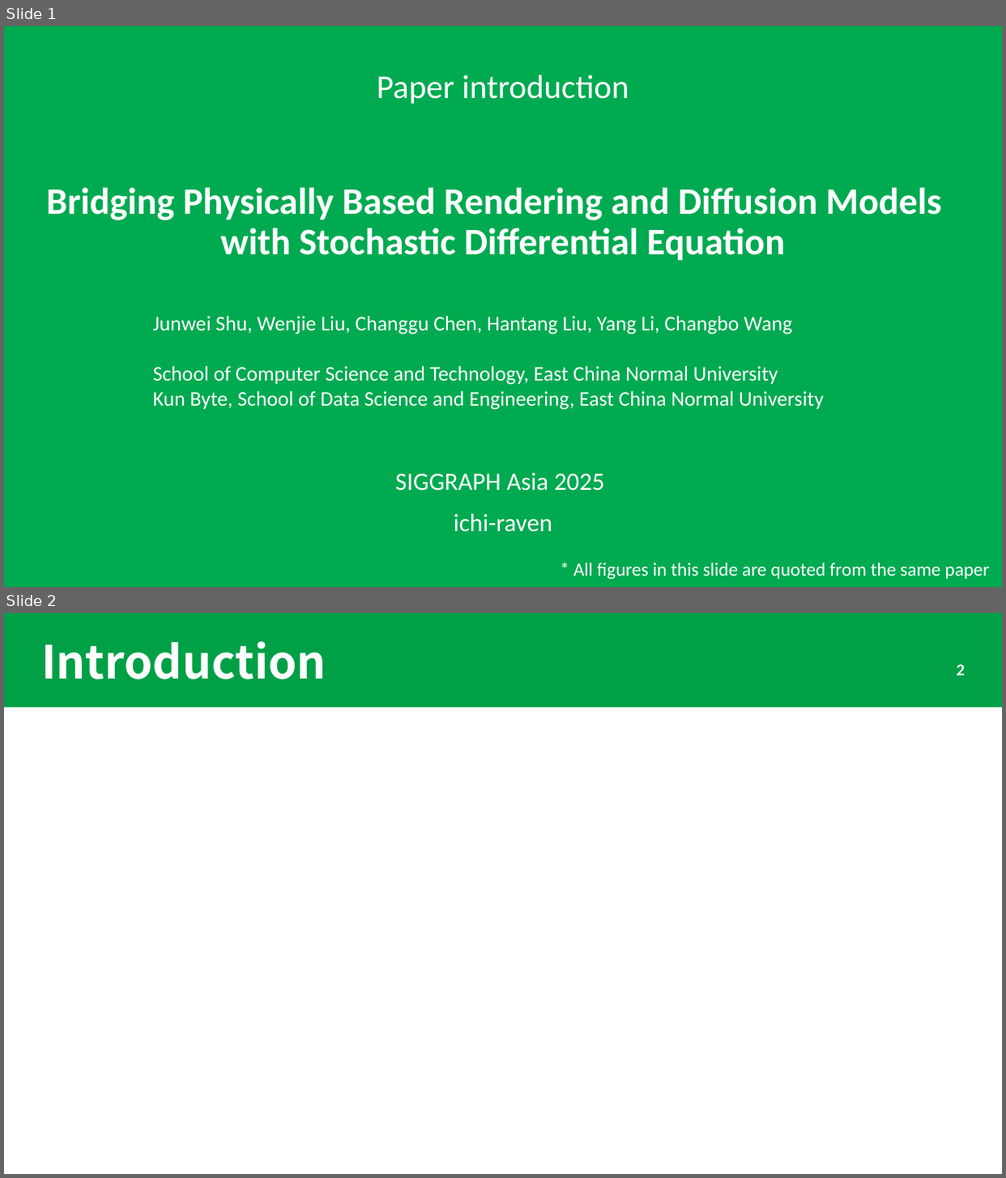
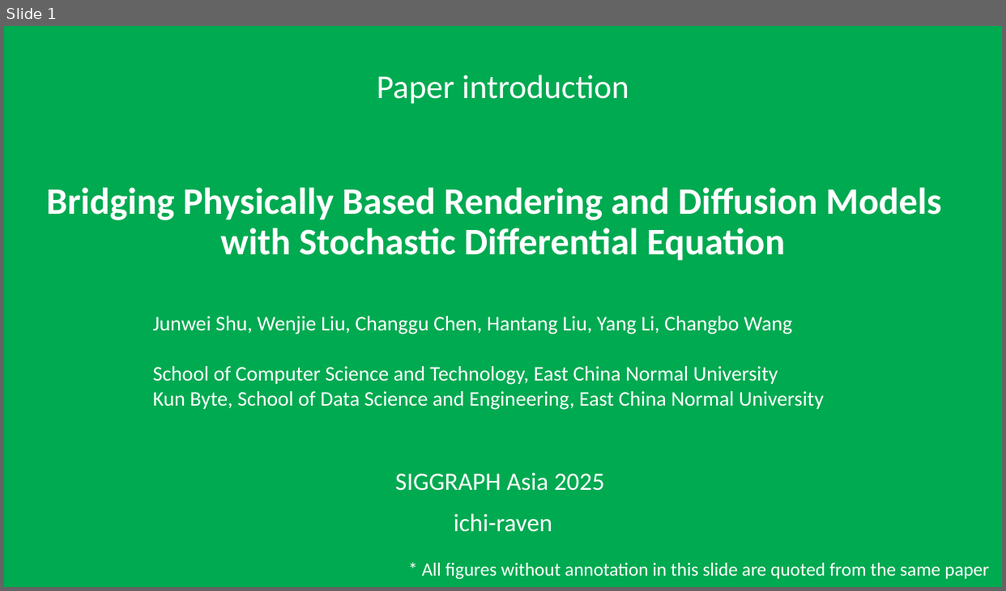
Before and after one commit to ichi-raven/paper-introductions, a slide deck: Bridging Physically Based Rendering and Diffusion Models with Stochastic Differential Equation.pptx. Shown one above the other, each under a label of ours: slides 1 and 2 before the commit, slide 1 after it. The pictures are 1006x1178 and 1006x591 pixels, drawn with LibreOffice and Linux fonts; fonts in the diff are those of the drawing. Boxes give left, top, right and bottom in pixels: in the first picture for what was removed or moved away, otherwise in the second. Text is boxed around its words. In the diff, an @@ line names an element or a change of style, - is before the commit and + after.

```diff
--- a/Bridging Physically Based Rendering and Diffusion Models with Stochastic Differential Equation.pptx
+++ b/Bridging Physically Based Rendering and Diffusion Models with Stochastic Differential Equation.pptx
@@ slide 2 removed at (x1=4, y1=613, x2=1002, y2=1174), background #FFFFFF @@
@@ rectangle removed at (x1=4, y1=613, x2=1002, y2=707) @@
@@ title removed at (x1=41, y1=641, x2=326, y2=679) @@
-Introduction
@@ page number removed at (x1=957, y1=664, x2=965, y2=675) @@
-2
@@ slide 1 changed as well @@
@@ text at (x1=422, y1=563, x2=989, y2=579): text changed @@
-* All figures in this slide are quoted from the same paper
+* All figures without annotation in this slide are quoted from the same paper
```
Also in this commit, not shown: 6 slides added, 1 other file.
